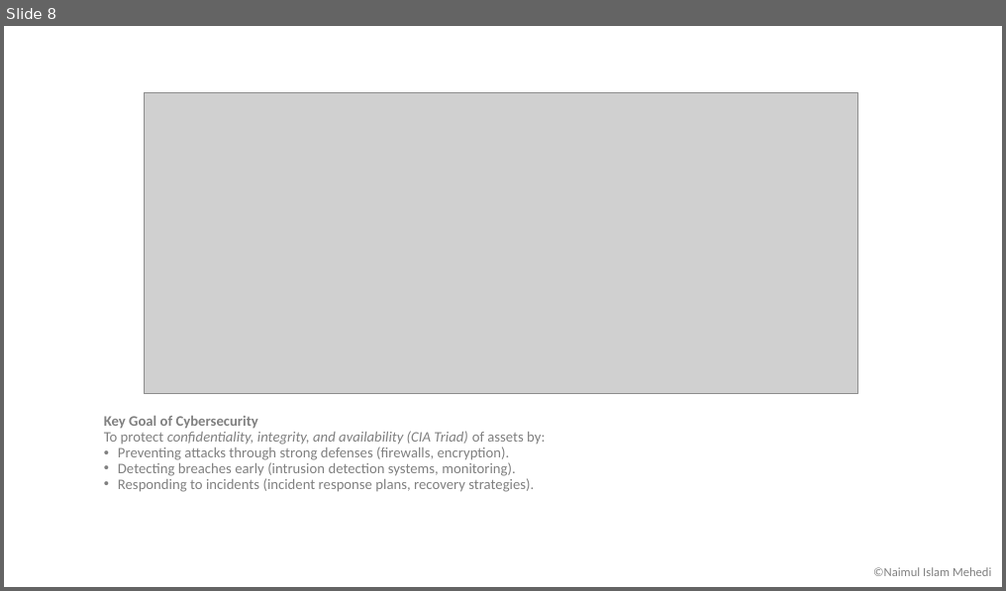
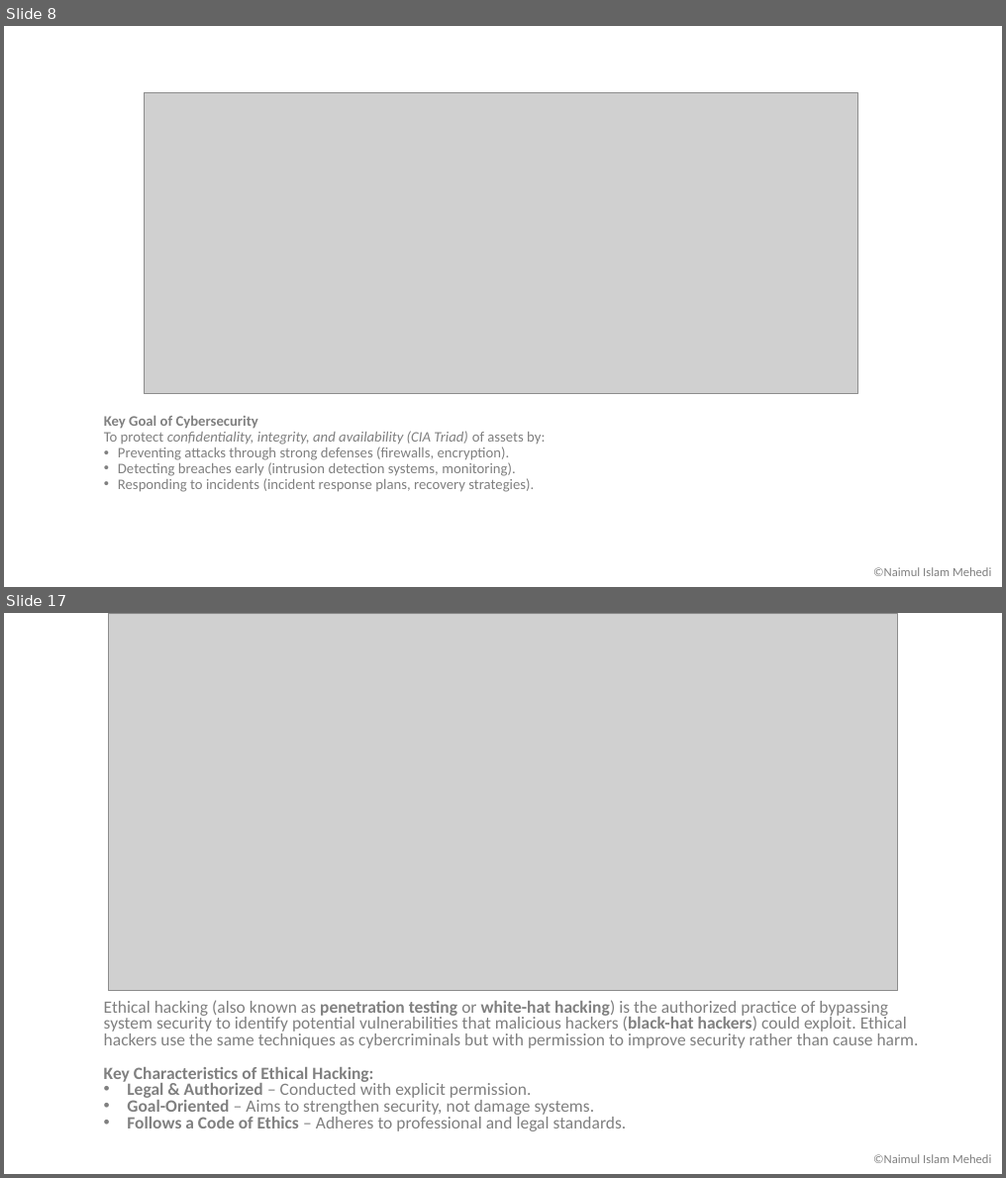
Before and after one commit to MehediAndInterface/Cyber-Security, a slide deck: Module 1 - Introduction to Cybersecurity/1. Introduction to Cybersecurity.pptx. Shown one above the other, each under a label of ours: slide 8 before the commit, slides 8 and 17 after it; the slides between them are not shown. The pictures are 1006x591 and 1006x1178 pixels, drawn with LibreOffice and Linux fonts; fonts in the diff are those of the drawing; grey boxes stand for pictures. Boxes give left, top, right and bottom in pixels: in the first picture for what was removed or moved away, otherwise in the second. Text is boxed around its words. In the diff, an @@ line names an element or a change of style, - is before the commit and + after.

```diff
--- a/Module 1 - Introduction to Cybersecurity/1. Introduction to Cybersecurity.pptx
+++ b/Module 1 - Introduction to Cybersecurity/1. Introduction to Cybersecurity.pptx
@@ slide 17 added at box(4, 613, 1002, 1174), background #FFFFFF @@
@@ picture added at box(109, 613, 897, 990) @@
@@ text added at box(104, 1000, 919, 1132), 16.6 pt, text #808080 @@
+Ethical hacking (also known as penetration testing or white-hat hacking) is the authorized practice of bypassing system security to identify potential vulnerabilities that malicious hackers (black-hat hackers) could exploit. Ethical hackers use the same techniques as cybercriminals but with permission to improve security rather than cause harm.
+Key Characteristics of Ethical Hacking:
+• Legal & Authorized – Conducted with explicit permission.
+• Goal-Oriented – Aims to strengthen security, not damage systems.
+• Follows a Code of Ethics – Adheres to professional and legal standards.
@@ text added at box(873, 1155, 991, 1163), 12 pt, text #808080 @@
+©️Naimul Islam Mehedi
```
Also in this commit, not shown: 13 other slides added, 4 other files.
